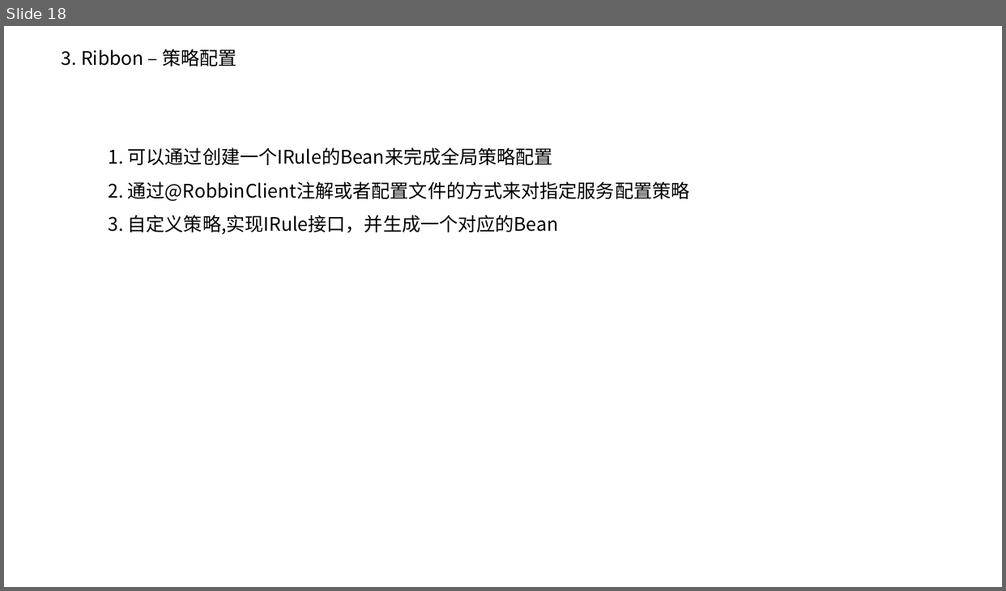
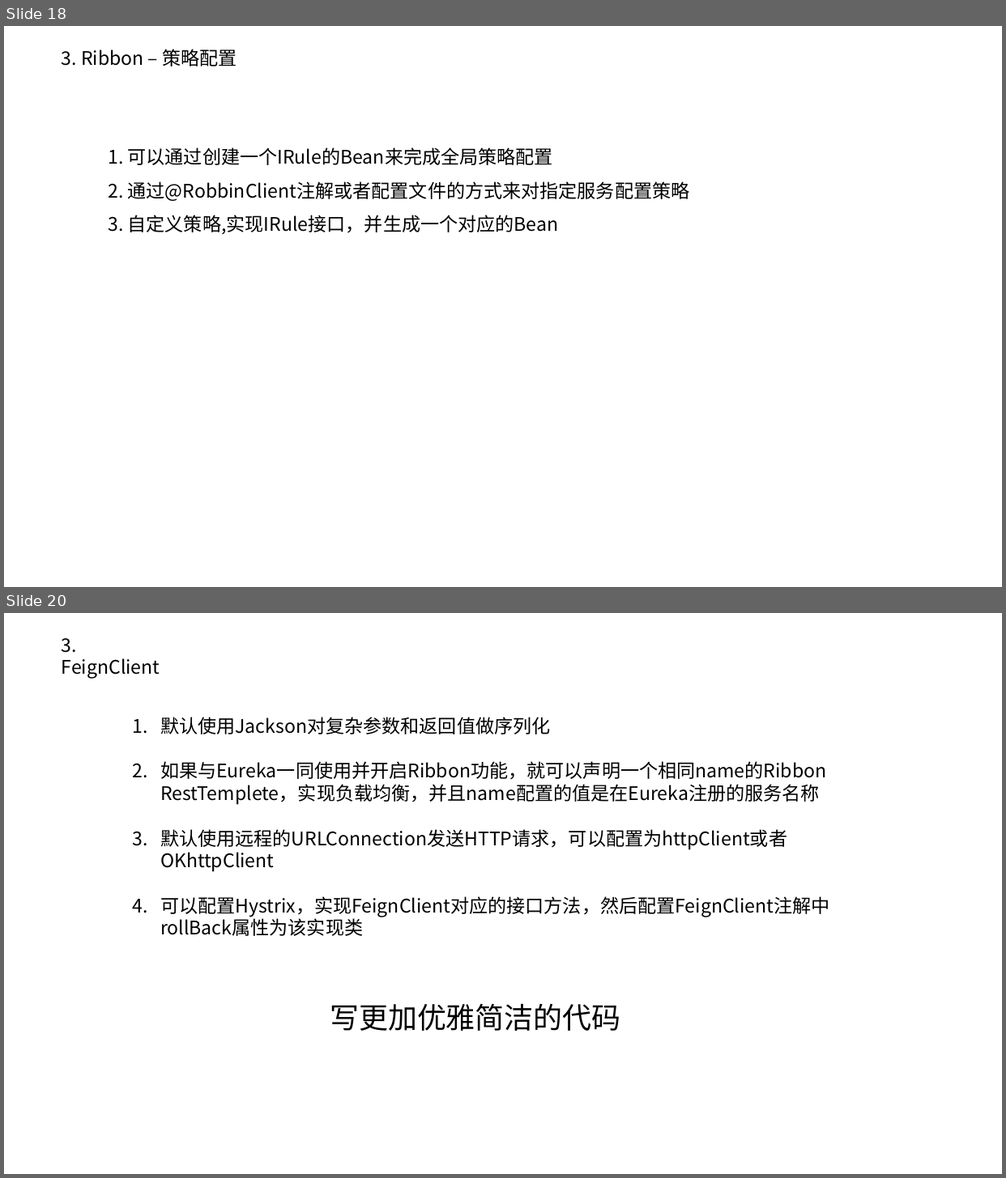
Before and after one commit to pd269hao/demo, a slide deck: doc/技术分享-SpringCloud-20190708.pptx. Shown one above the other, each under a label of ours: slide 18 before the commit, slides 18 and 20 after it; the slides between them are not shown. The pictures are 1006x591 and 1006x1178 pixels, drawn with LibreOffice and Linux fonts; fonts in the diff are those of the drawing; background and template pictures are left out. Boxes give left, top, right and bottom in pixels: in the first picture for what was removed or moved away, otherwise in the second. Text is boxed around its words. In the diff, an @@ line names an element or a change of style, - is before the commit and + after.

```diff
--- a/doc/技术分享-SpringCloud-20190708.pptx
+++ b/doc/技术分享-SpringCloud-20190708.pptx
@@ slide 20 added at (4,613,1002,1174), background #FFFFFF @@
@@ text added at (62,638,160,679), 18 pt, text #000000 @@
+3. FeignClient
@@ text added at (160,717,830,917), 18 pt, text #000000 @@
+1. 默认使用Jackson对复杂参数和返回值做序列化
+2. 如果与Eureka一同使用并开启Ribbon功能，就可以声明一个相同name的Ribbon RestTemplete，实现负载均衡，并且name配置的值是在Eureka注册的服务名称
+3. 默认使用远程的URLConnection发送HTTP请求，可以配置为httpClient或者OKhttpClient
+4. 可以配置Hystrix，实现FeignClient对应的接口方法，然后配置FeignClient注解中rollBack属性为该实现类
@@ text added at (330,1003,620,1031), 28 pt, text #000000 @@
+写更加优雅简洁的代码
```
Also in this commit, not shown: 1 slide changed, 12 other slides added, 13 slides removed, 2 other files.
